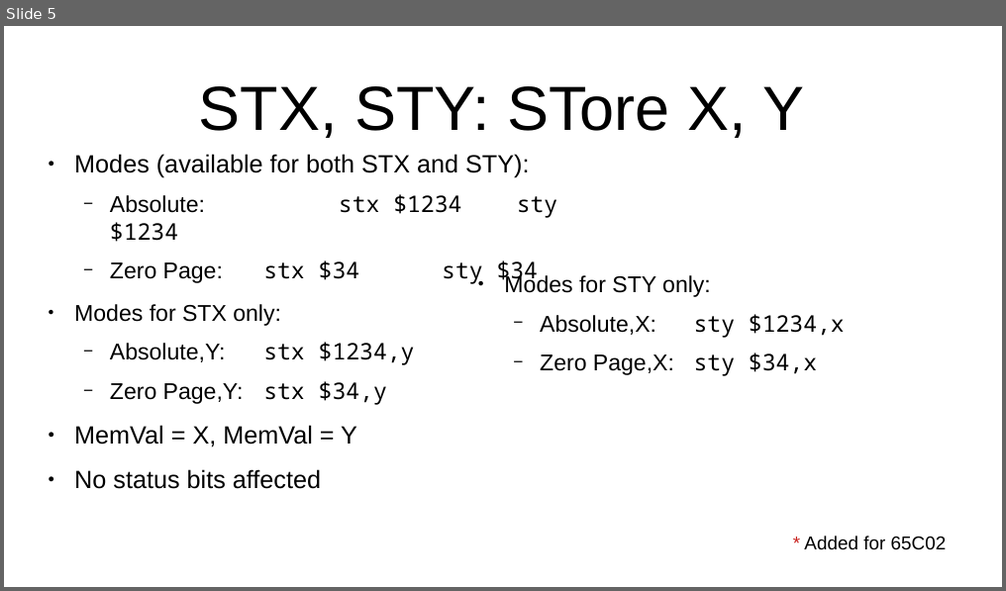
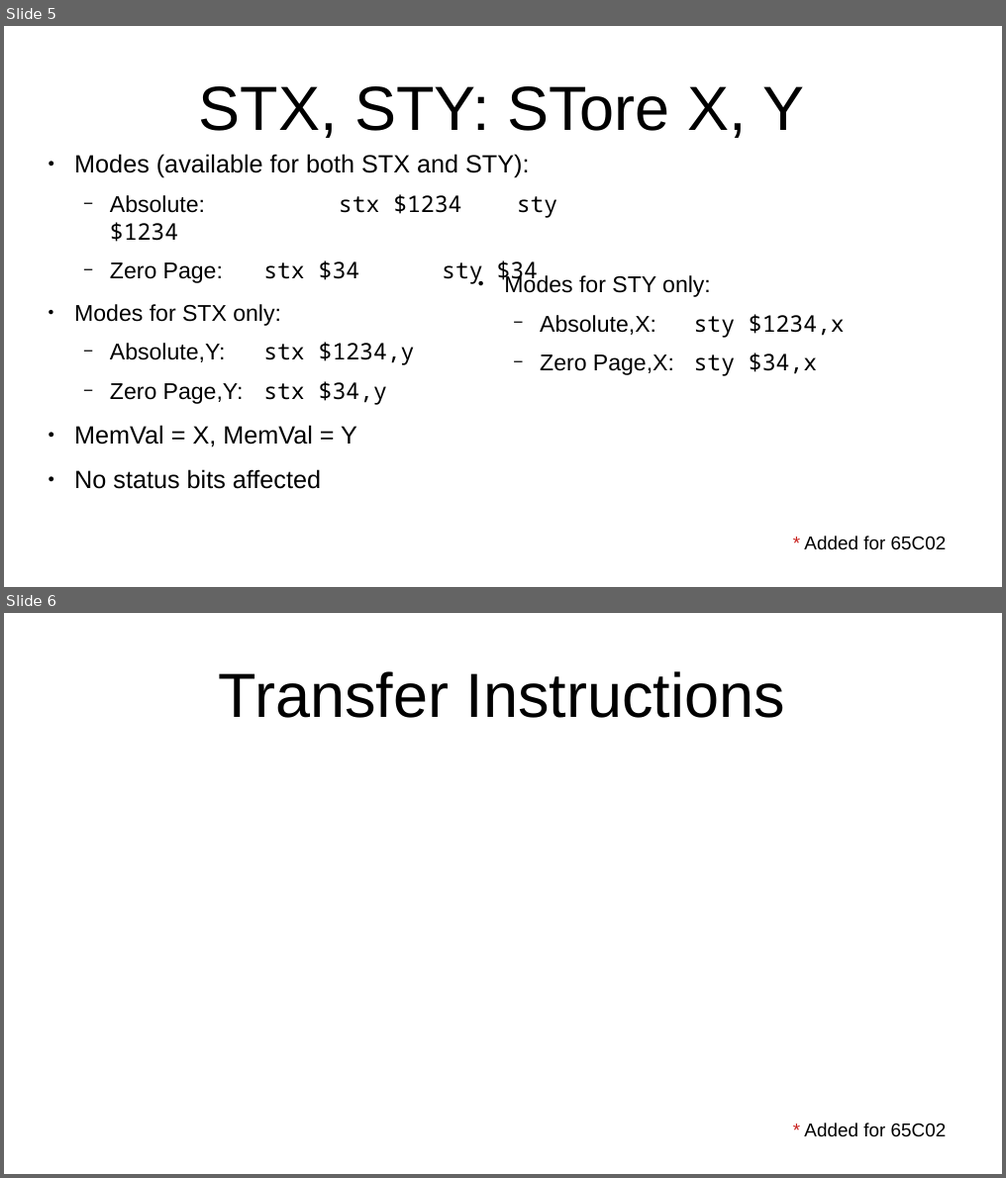
Before and after one commit to SlithyMatt/x16-assembly-tutorial, a slide deck: Lesson7/Lesson7.odp. Shown one above the other, each under a label of ours: slide 5 before the commit, slides 5 and 6 after it. The pictures are 1006x591 and 1006x1178 pixels, drawn with LibreOffice and Linux fonts; fonts in the diff are those of the drawing. Boxes give left, top, right and bottom in pixels: in the first picture for what was removed or moved away, otherwise in the second. Text is boxed around its words. In the diff, an @@ line names an element or a change of style, - is before the commit and + after.

```diff
--- a/Lesson7/Lesson7.odp
+++ b/Lesson7/Lesson7.odp
@@ slide 6 added at (4,613,1002,1174), background #FFFFFF @@
@@ title added at (219,671,785,718), 60 pt, text #000000 @@
+Transfer Instructions
@@ text added at (804,1123,946,1138), 18 pt, text #000000 @@
+* Added for 65C02
```
Also in this commit, not shown: 2 slides changed, 2 other slides added, 2 other files.
